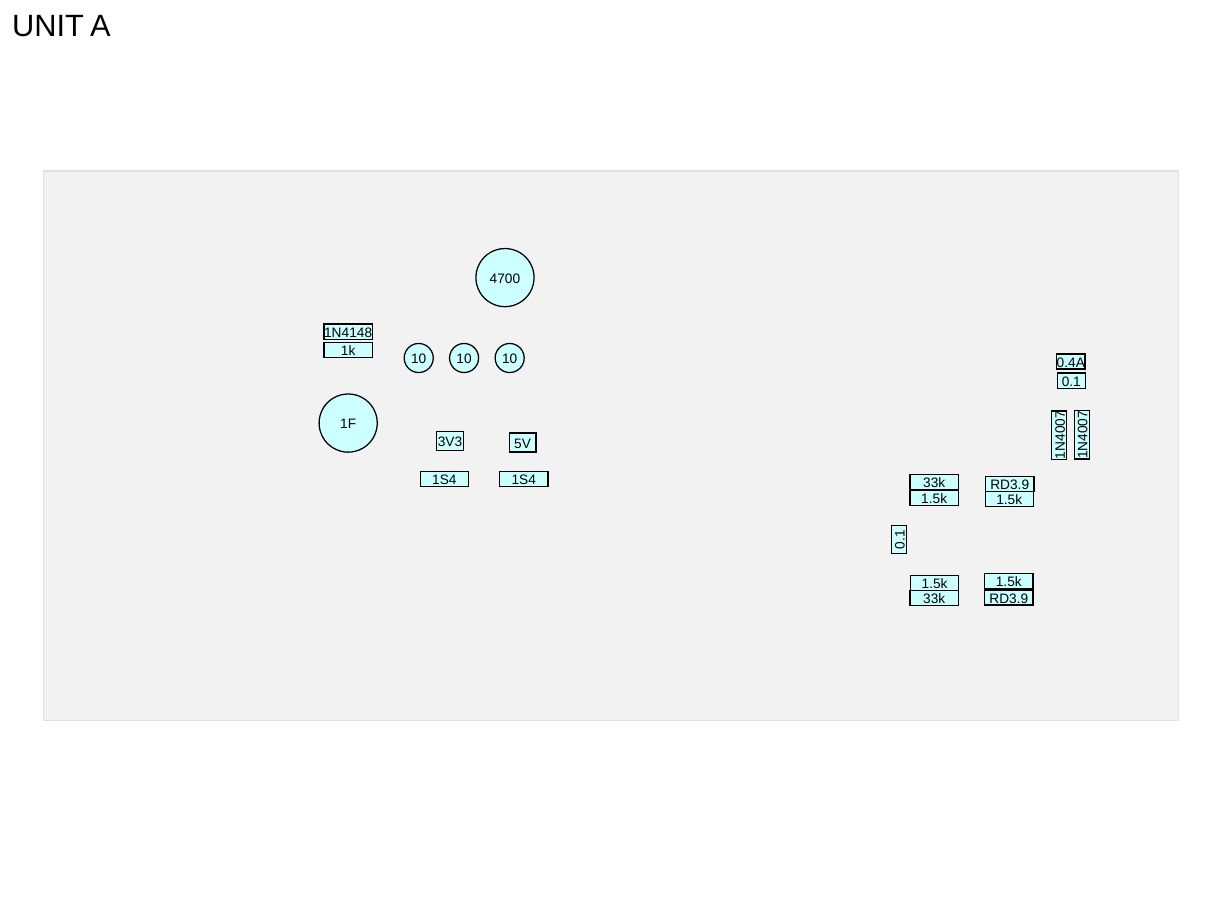
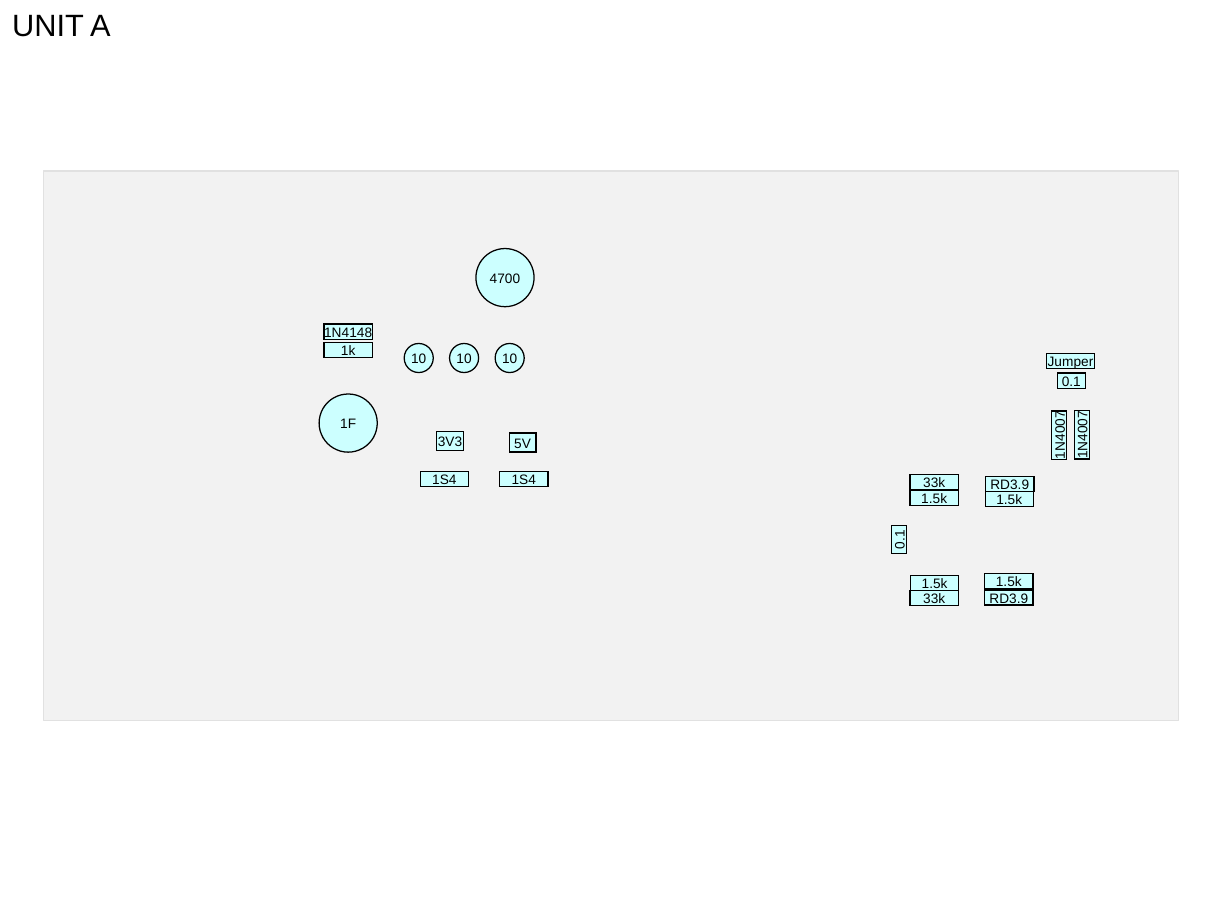
Before and after one commit to JJ2PNX/FlukeNIC, a slide deck: slide 1 of hardware/PartsLocation.pptx. Drawn at 1232x924 pixels with LibreOffice and Linux fonts; fonts in the diff are those of the drawing; grey boxes stand for pictures. Boxes give left, top, right and bottom in pixels: in the first picture for what was removed or moved away, otherwise in the second. Text is boxed around its words. In the diff, an @@ line names an element or a change of style, - is before the commit and + after.

Commit message:
Update BOM.xlsx, PartsLocation.pptx indicates F1 as jumper.

```diff
--- a/hardware/PartsLocation.pptx
+++ b/hardware/PartsLocation.pptx
@@ rectangle added at [1046,354,1094,368], fill #CCFFFF, outline #000000 0.75 pt, 8 pt, text #000000 @@
+Jumper
@@ rectangle removed at [1057,354,1085,368] @@
-0.4A
```
Also in this commit, not shown: 1 other file.
